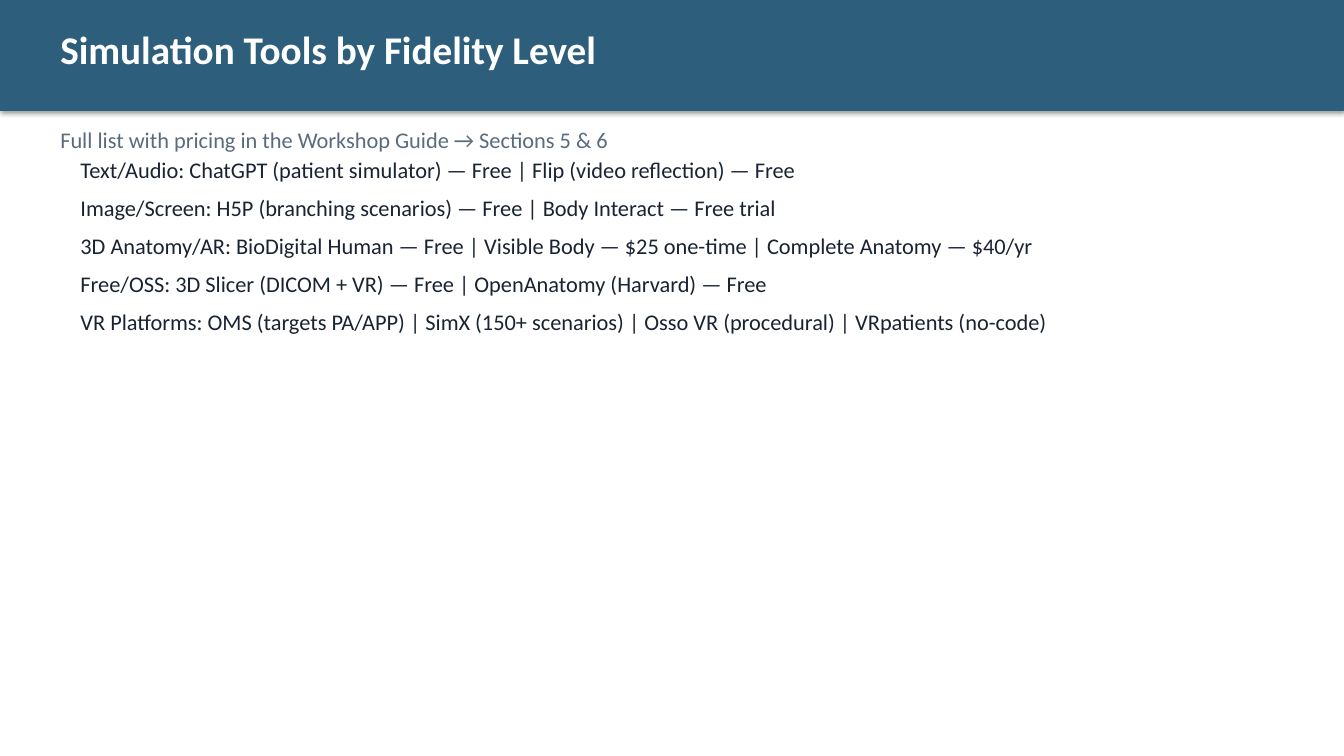
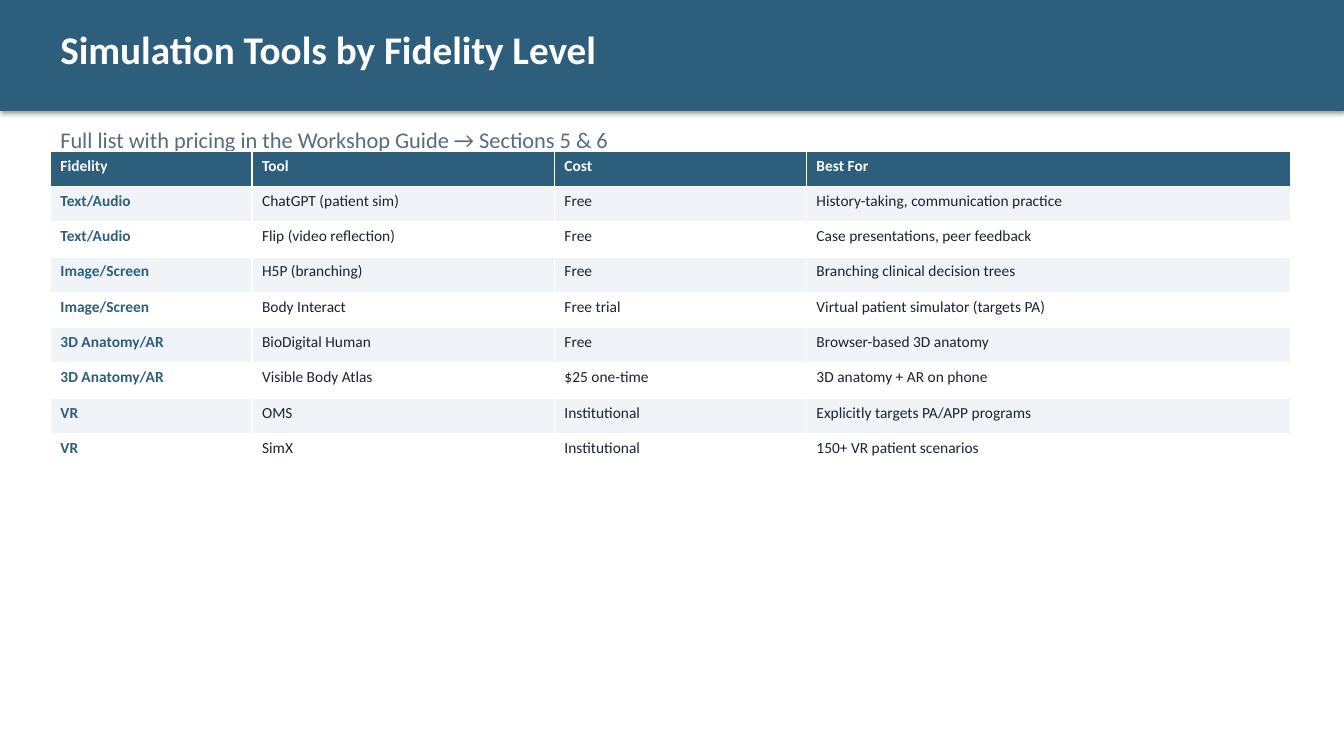
Before and after one commit to diana-brewer/digital-learning-unlocked, a slide deck: slide 21 of Digital Learning Unlocked - Slide Deck.pptx. Drawn at 1344x756 pixels with LibreOffice and Linux fonts; fonts in the diff are those of the drawing. Boxes give left, top, right and bottom in pixels: in the first picture for what was removed or moved away, otherwise in the second. Text is boxed around its words. In the diff, an @@ line names an element or a change of style, - is before the commit and + after.

Commit message:
Restyle slide deck with tables, callouts, and colored cards matching HTML design

```diff
--- a/Digital Learning Unlocked - Slide Deck.pptx
+++ b/Digital Learning Unlocked - Slide Deck.pptx
@@ table added at (50,151,1291,469), 9 rows, 4 columns @@
+Fidelity | Tool | Cost | Best For
+Text/Audio | ChatGPT (patient sim) | Free | History-taking, communication practice
+Text/Audio | Flip (video reflection) | Free | Case presentations, peer feedback
+Image/Screen | H5P (branching) | Free | Branching clinical decision trees
+Image/Screen | Body Interact | Free trial | Virtual patient simulator (targets PA)
+3D Anatomy/AR | BioDigital Human | Free | Browser-based 3D anatomy
+3D Anatomy/AR | Visible Body Atlas | $25 one-time | 3D anatomy + AR on phone
+VR | OMS | Institutional | Explicitly targets PA/APP programs
+VR | SimX | Institutional | 150+ VR patient scenarios
@@ text removed at (80,162,1046,334) @@
-Text/Audio: ChatGPT (patient simulator) — Free | Flip (video reflection) — Free
-Image/Screen: H5P (branching scenarios) — Free | Body Interact — Free trial
-3D Anatomy/AR: BioDigital Human — Free | Visible Body — $25 one-time | Complete Anatomy — $40/yr
-Free/OSS: 3D Slicer (DICOM + VR) — Free | OpenAnatomy (Harvard) — Free
-VR Platforms: OMS (targets PA/APP) | SimX (150+ scenarios) | Osso VR (procedural) | VRpatients (no-code)
```
Also in this commit, not shown: 20 other slides changed.
